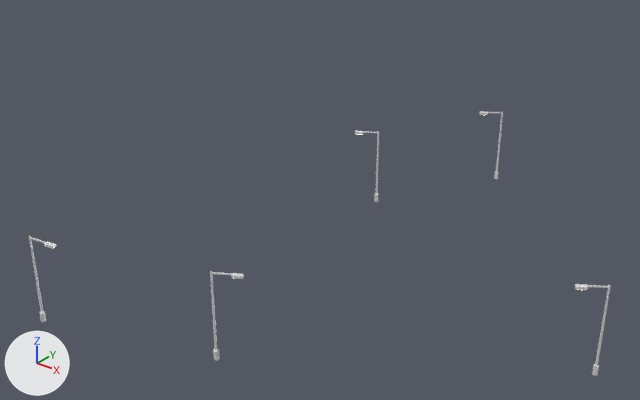
Before and after pictures for a commit that changed the glTF model cities/arlov-borggatan/pack/tiles/c12_4.glb.
Before and after are seen from a camera (50 mm lens) standing at (778.1, 223.2, 36.4) and looking at (745.3, 264.2, 11.0). The lights are fixed; the arrows at lower left show +X, +Y and +Z. The first picture is the older version. Where no turn or scale is listed for an object, it has been applied to the vertices.

Script lines for the objects in view, before the commit:
```python
me_sm_street_furniture_12_4 = bpy.data.meshes.new('SM_Street_Furniture_12_4')
me_sm_street_furniture_12_4.from_pydata(...)  # 280 vertices, 380 faces; spans x -14.1..14.1, y -18.1..18.1, z -3.1..3.1
# faces by material slot: [320, 60]
me_sm_street_furniture_12_4.materials.append(mat_m_furniture_metal)  # white #ffffff
me_sm_street_furniture_12_4.materials.append(mat_m_furniture_lampglass)  # white #ffffff, glowing beige #ffeac4
ob_sm_street_furniture_12_4 = bpy.data.objects.new('SM_Street_Furniture_12_4', me_sm_street_furniture_12_4)
ob_sm_street_furniture_12_4.location = (750.88, 265.9, 9.17)
```
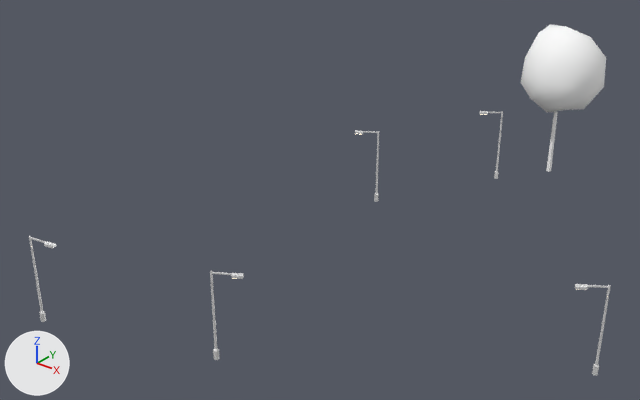
The newer file is also turned or shifted as a whole; pictures and numbers use the older file's frame.

Where the change shows, as pixel boxes [x1, y1, x2, y2] in the pictures (640 x 400 px):
```json
{"object": "SM_Trees_12_4", "change": "added", "after": [520, 24, 606, 172], "faces in mat_m_leaf (white #ffffff)": [520, 24, 606, 113], "faces in mat_m_bark_wood (white #ffffff)": [546, 111, 558, 172]}
```

The change, as JSON lines over the scene's bpy script:
```json
{"op": "add", "block": "mat_m_leaf", "code": ["mat_m_leaf = principled_material('M_Leaf')", "mat_m_leaf.base_color = (1.0, 1.0, 1.0)  # white #ffffff", "mat_m_leaf.roughness = 0.902"]}
{"op": "add", "block": "mat_m_bark_wood", "code": ["mat_m_bark_wood = principled_material('M_Bark_Wood')", "mat_m_bark_wood.base_color = (1.0, 1.0, 1.0)  # white #ffffff", "mat_m_bark_wood.roughness = 0.953"]}
{"op": "add", "block": "me_sm_trees_12_4", "code": ["me_sm_trees_12_4 = bpy.data.meshes.new('SM_Trees_12_4')", "me_sm_trees_12_4.from_pydata(...)  # 138 vertices, 252 faces; spans x -3.2..3.2, y -3.38..3.38, z -6.08..6.08", "# faces by material slot: [12, 240]", "me_sm_trees_12_4.materials.append(mat_m_bark_wood)  # white #ffffff", "me_sm_trees_12_4.materials.append(mat_m_leaf)  # white #ffffff"]}
{"op": "add", "block": "ob_sm_trees_12_4", "code": ["ob_sm_trees_12_4 = bpy.data.objects.new('SM_Trees_12_4', me_sm_trees_12_4)", "ob_sm_trees_12_4.location = (750.85, 287.78, 12.49)"]}
```
